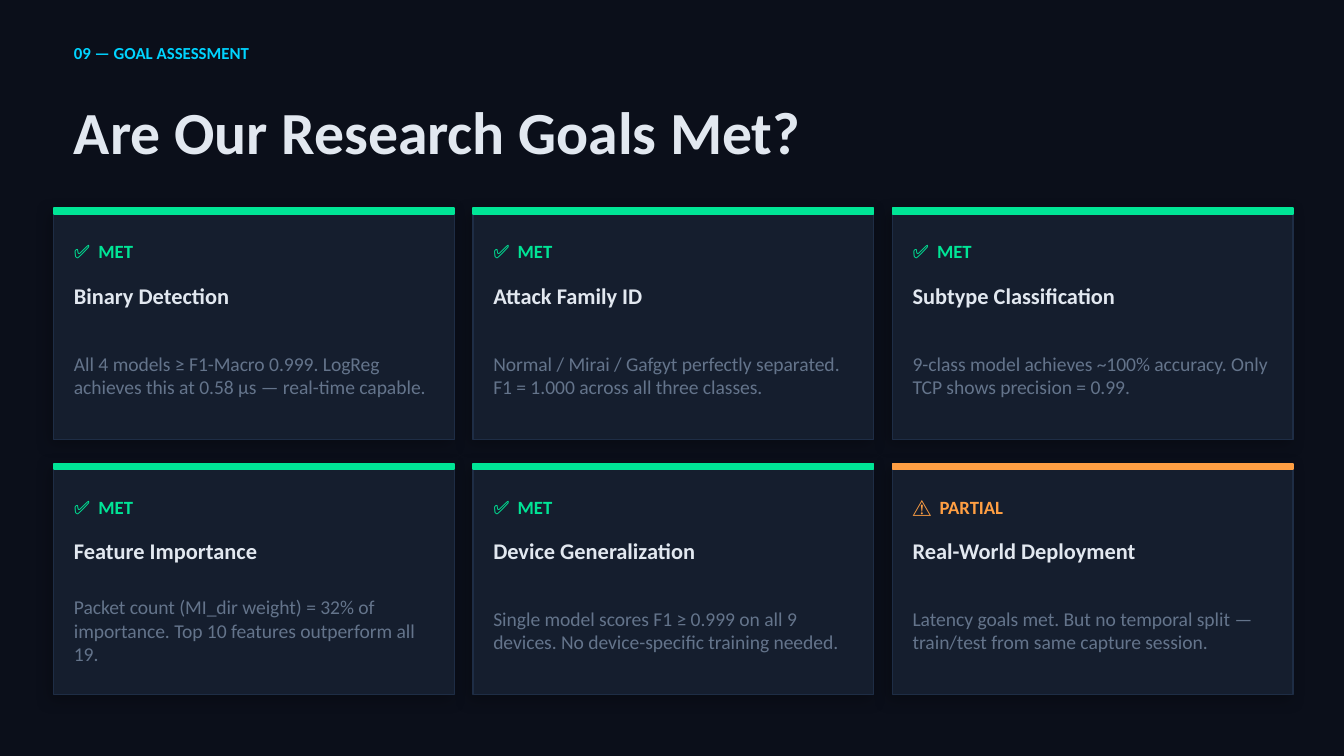
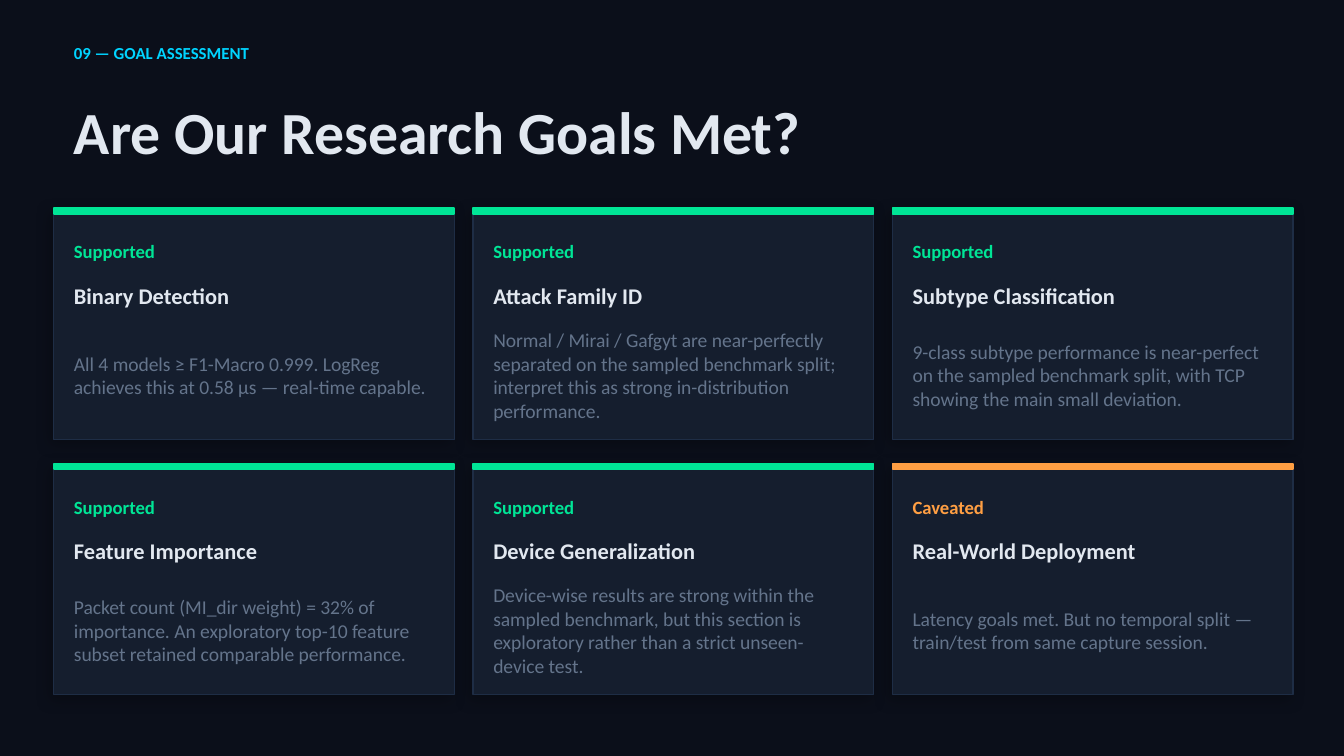
Before and after one commit to JinL2001/IoT_IDS_Full_Pipeline, a slide deck: slide 10 of IoT_IDS_Presentation.pptx. Drawn at 1344x756 pixels with LibreOffice and Linux fonts; fonts in the diff are those of the drawing. Boxes give left, top, right and bottom in pixels: in the first picture for what was removed or moved away, otherwise in the second. Text is boxed around its words. In the diff, an @@ line names an element or a change of style, - is before the commit and + after.

```diff
--- a/IoT_IDS_Presentation.pptx
+++ b/IoT_IDS_Presentation.pptx
@@ text at (74,245,155,261): text changed @@
-✅ MET
+Supported
@@ text at (493,245,574,261): text changed @@
-✅ MET
+Supported
@@ text at (913,245,994,261): text changed @@
-✅ MET
+Supported
@@ text at (493,333,836,421): text changed @@
-Normal / Mirai / Gafgyt perfectly separated. F1 = 1.000 across all three classes.
+Normal / Mirai / Gafgyt are near-perfectly separated on the sampled benchmark split; interpret this as strong in-distribution performance.
@@ text at (913,345,1259,409): text changed @@
-9-class model achieves ~100% accuracy. Only TCP shows precision = 0.99.
+9-class subtype performance is near-perfect on the sampled benchmark split, with TCP showing the main small deviation.
@@ text at (74,501,155,517): text changed @@
-✅ MET
+Supported
@@ text at (493,501,574,517): text changed @@
-✅ MET
+Supported
@@ text at (913,501,984,514): text changed @@
-⚠️ PARTIAL
+Caveated
@@ text at (493,588,814,673): text changed @@
-Single model scores F1 ≥ 0.999 on all 9 devices. No device-specific training needed.
+Device-wise results are strong within the sampled benchmark, but this section is exploratory rather than a strict unseen-device test.
@@ text at (74,600,409,664): text changed @@
-Packet count (MI_dir weight) = 32% of importance. Top 10 features outperform all 19.
+Packet count (MI_dir weight) = 32% of importance. An exploratory top-10 feature subset retained comparable performance.
```
Also in this commit, not shown: 8 other slides changed, 5 other files.
